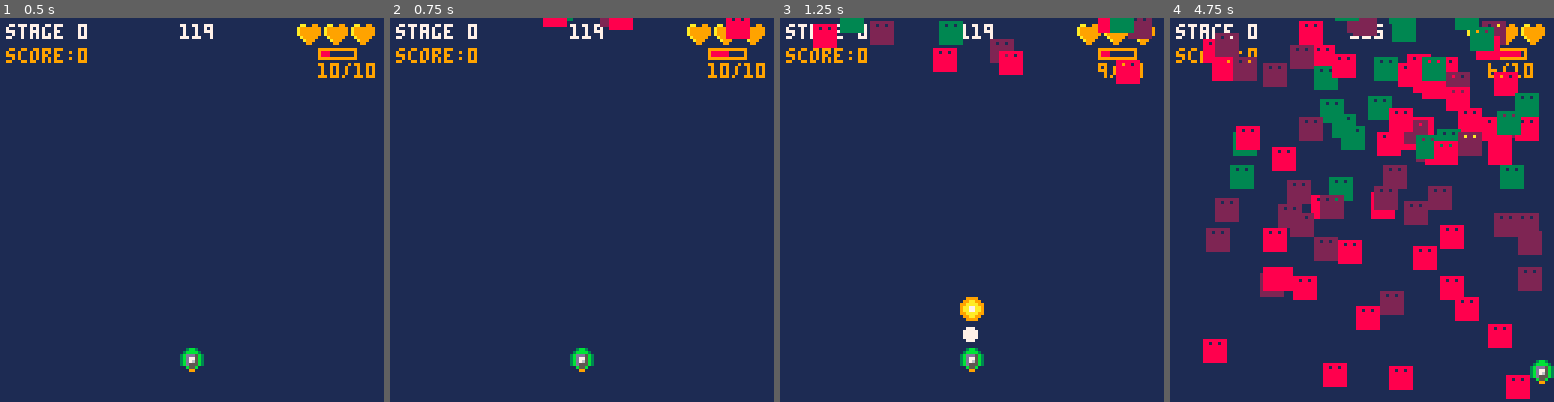
Above: before the commit, frames 1-4 (left to right).
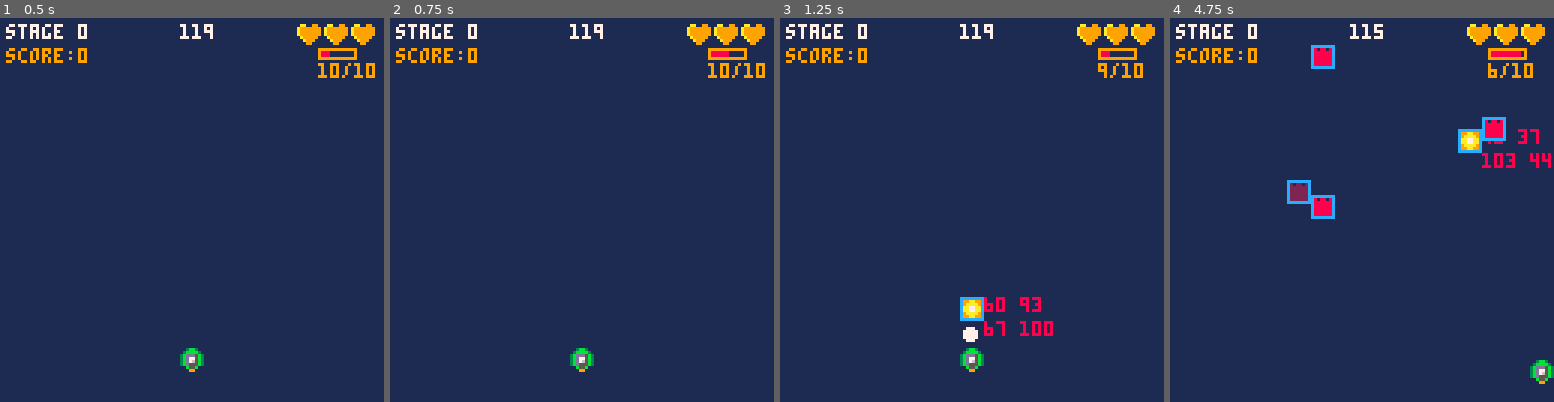
Above: after the commit, the same moments.

Repository: eSuardOdin/my_pico-8_games
Game: PICO-8 cartridge shmup/smgu.p8
Same seed, same stepped clock (60 frames per second), same inputs: the game is played once before the commit and once after it.
Inputs:
- Up to frame 1 (0.5 s): tap X (X key) at 0.33 s
- Up to frame 2 (0.75 s): no input
- Up to frame 3 (1.25 s): tap X (X key) at 1.07 s
- Up to frame 4 (4.75 s): hold Right 1.6-2.1 s; tap X (X key) at 1.85, 2.97, 4.08 s; hold Up 2.15-2.42 s; hold Right 2.47-3.03 s; hold Left 3.08-3.58 s; hold Down 3.63-3.97 s; hold Right 4.02-4.68 s; hold Up from 4.73 s (still down)

Frame 1 is identical in both runs. In frame 2, 0.7% of the frame differs, in the area x 39-94%, y 0-6%; in frame 3, 4.1%; in frame 4, 27%, in the area x 8-100%, y 0-100%.

Commit message:
added collision

Diff:
--- a/shmup/smgu.p8
+++ b/shmup/smgu.p8
@@ -137,8 +137,22 @@
 	--*todo*--
 	--handle touching bullets
 	--*todo*--
-end
-
+	if#e_table!=0and#p_blt!=0 then
+		for e in all(e_table)do
+		for b in all(p_blt)do
+			--to do--
+			--handle e_pv--
+			_hit=collide(e,b)
+			if _hit then
+				del(e_table,e)
+				del(p_blt,b)
+			end
+		end
+		end
+	end
+end
+
+--update stage--
 function upd_stage()
 	if time_left==0then
 		stage+=1
@@ -152,11 +166,11 @@
 	end
 end
 
---
+--update enemies--
 function upd_enemies()
 	local e_nb
 	if (stage==0)then
-	 e_nb=120
+	 e_nb=3
 	elseif(stage==1)then
 	 e_nb=4
 	elseif(stage==2)then
@@ -166,24 +180,27 @@
 	else
 		e_nb=8
 	end
-	--check table length
-
+
+	--adding enemies
 	for i=#e_table, e_nb do
 		add(e_table,spawn_e())
 	end
+	--moving enemies
 	if(#e_table!=0)then
 		for e in all(e_table)do
 			e.y+=e.spd
-		end
-	end
-
-end
-
-
+			--deleting oob enemies
+			if e.y > 134 then
+				del(e_table,e)
+			end
+		end
+	end
+end
+
+--return new enemy--
 function spawn_e()
 
 	local e_type=flr(rnd(3))
-
 	local i_rate
 	local i_spd
 	local i_sprite
@@ -273,7 +290,12 @@
 	--show bullets
 	if#p_blt!=0then
 		for b in all(p_blt)do
+		 --stop()
 			spr(16, b.x, b.y)
+			print(b.x.." "..b.y,b.x+8,b.y,8)
+			print(b.hbox.x2+b.x.." "
+			..b.hbox.y2+b.y,b.x+8,b.y+8,8)
+			drw_hb(b)
 		end
 	end
 end
@@ -313,6 +335,7 @@
 			spr(e.sprite,e.x,e.y)
 			--print(e.x.." "..e.y,64,64+_n)
 			--_n+=8
+			drw_hb(e)
 		end
 	end
 end
@@ -368,7 +391,10 @@
 	e_table={}
 	e_blt={}
 
---enemy types--
+
+--debug pointer to func--
+	_drw_dbg=nil
+--[[enemy types--
 	e_stats={
 		x=0,
 		y=0,
@@ -382,13 +408,39 @@
 			y1=0,
 			y2=0,
 		}
-	}
+	}--]]
 end
 -->8
 --helper functions
+
+--print to center--
 function cprint(_t,_y,c)
-	--x=64-(#t*2)
 	print(_t,64-#_t*2,_y,c)
+end
+
+--check if 2 hitboxes collide--
+function collide(a,b)
+	if(a.hbox.y1+a.y<=b.hbox.y2+b.y
+	 and a.hbox.y2+a.y>=b.hbox.y1+b.y
+	 and a.hbox.x1+a.x<=b.hbox.x2+b.x
+	 and a.hbox.x2+a.x>=b.hbox.x1+b.x)then
+  return true
+ else
+  return false
+ end
+end
+
+function drw_hb(e)
+	rect(e.x,
+	e.y,
+	e.hbox.x2+e.x,
+	e.hbox.y2+e.y,12)
+end
+
+
+
+function print_dbg(txt)
+	print(txt,15,115,15)
 end
 __gfx__
 00000000003b3000003bb3000003b300000000000000000000000000000000000000000000000000000000000000000000000000000000000000000088888888
